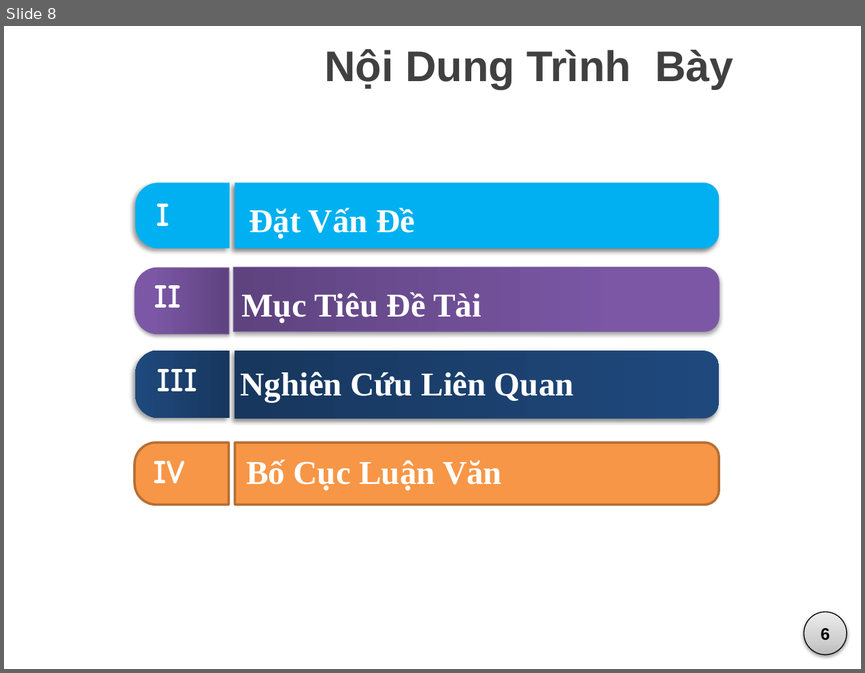
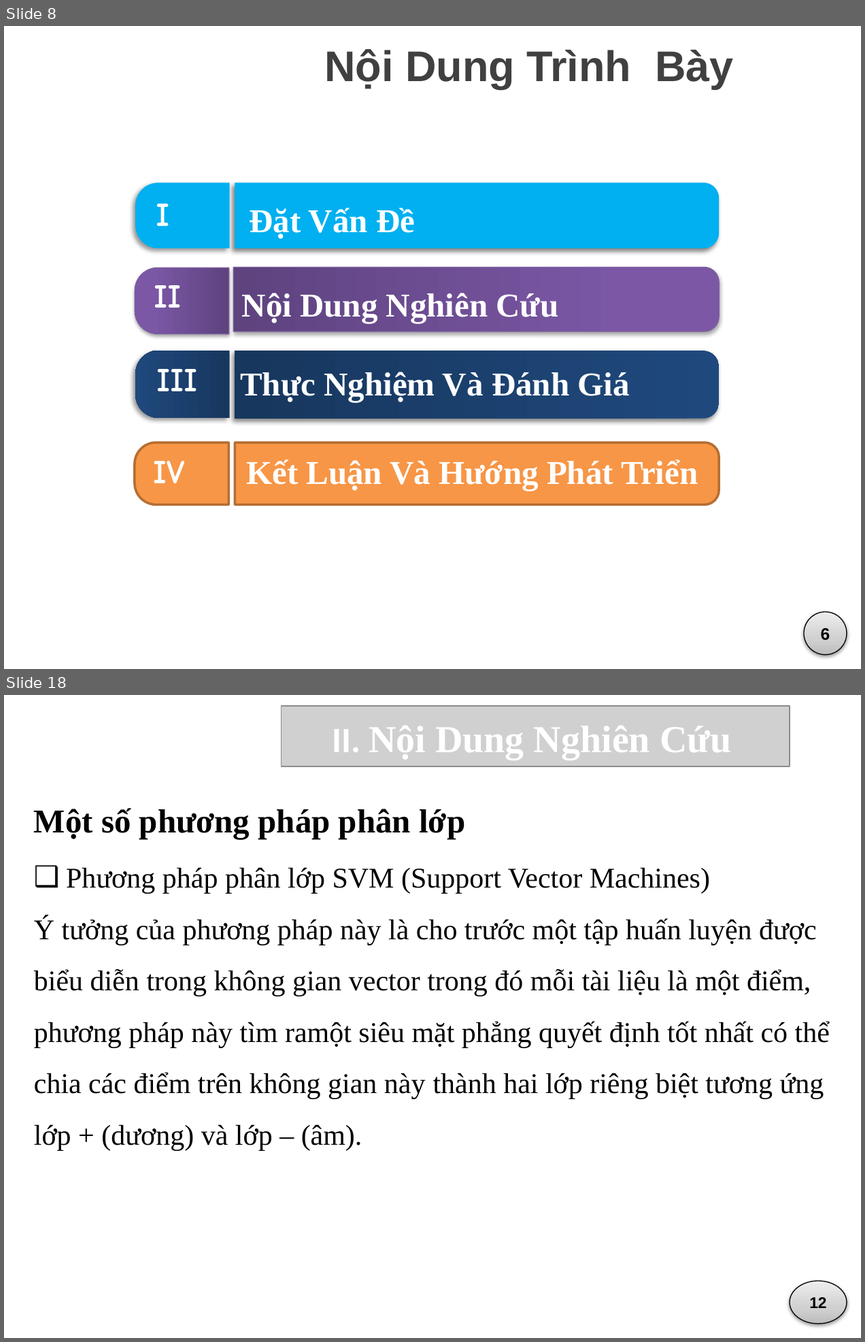
Before and after one commit to vominhquan1995/NLP, a slide deck: Document/ThuyetTrinh/BaoCao_v1.pptx. Shown one above the other, each under a label of ours: slide 8 before the commit, slides 8 and 18 after it; the slides between them are not shown. The pictures are 865x673 and 865x1342 pixels, drawn with LibreOffice and Linux fonts; fonts in the diff are those of the drawing; grey boxes stand for pictures; background and template pictures are left out. Boxes give left, top, right and bottom in pixels: in the first picture for what was removed or moved away, otherwise in the second. Text is boxed around its words. In the diff, an @@ line names an element or a change of style, - is before the commit and + after.

```diff
--- a/Document/ThuyetTrinh/BaoCao_v1.pptx
+++ b/Document/ThuyetTrinh/BaoCao_v1.pptx
@@ slide 18 added at box(4, 695, 861, 1338), background #FFFFFF @@
@@ picture added at box(281, 706, 789, 767) @@
@@ text added at box(332, 726, 731, 760), 32 pt, text #FFFFFF, bold @@
+II. Nội Dung Nghiên Cứu
@@ text added at box(34, 808, 465, 839), 28 pt, text #000000, bold @@
+Một số phương pháp phân lớp
@@ text added at box(34, 867, 830, 1151), 24 pt, text #000000 @@
+❑ Phương pháp phân lớp SVM (Support Vector Machines)
+Ý tưởng của phương pháp này là cho trước một tập huấn luyện được biểu diễn trong không gian vector trong đó mỗi tài liệu là một điểm, phương pháp này tìm ramột siêu mặt phẳng quyết định tốt nhất có thể chia các điểm trên không gian này thành hai lớp riêng biệt tương ứng lớp + (dương) và lớp – (âm).
@@ ellipse added at box(789, 1280, 847, 1323), fill gradient #BDBDBD to #D1D1D1 to #EEEEEE, outline #000000 0.75 pt, 13 pt, text #000000, bold @@
+12
@@ slide 8 changed as well @@
@@ text at box(242, 293, 559, 323): text changed @@
-Mục Tiêu Đề Tài
+Nội Dung Nghiên Cứu
@@ text at box(240, 371, 630, 402): text changed @@
-Nghiên Cứu Liên Quan
+Thực Nghiệm Và Đánh Giá
@@ text at box(246, 459, 698, 490): text changed @@
-Bố Cục Luận Văn
+Kết Luận Và Hướng Phát Triển
```
Also in this commit, not shown: 6 other slides changed, 20 other slides added, 13 slides removed.
